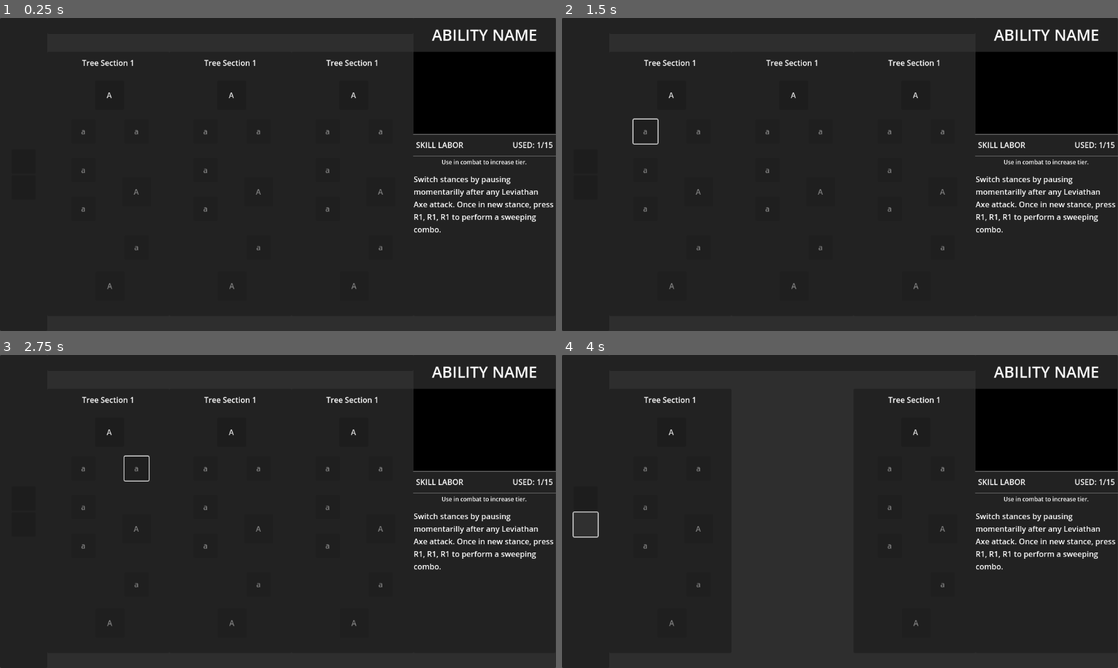
Above: before the commit, frames 1-4 (two rows, left to right).
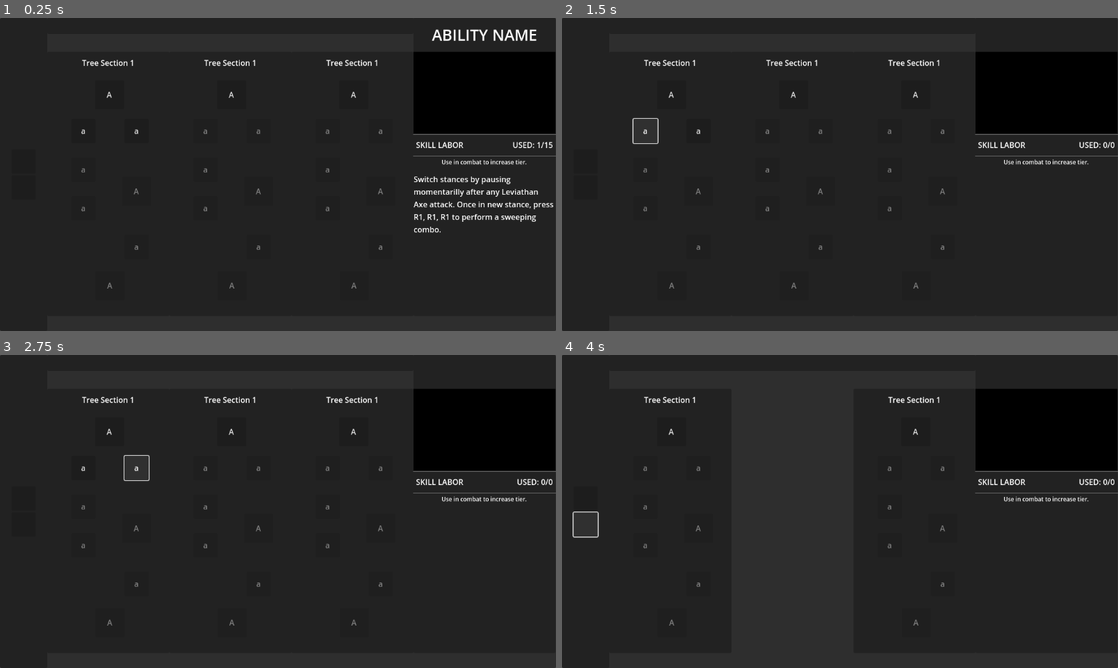
Above: after the commit, the same moments.

Repository: Tonsak09/Skilltree
Game: Godot game, scene res://Scenes/Main.tscn
The game is run twice, just before and just after one commit, with the same random seed, the same clock (stepped at 60 frames per second) and the same inputs. Video files are missing from this copy of the repository; at most half a second of black plays in their place.
Inputs (mouse positions are in pixels of both pictures, inside the frame that each line leads up to):
- Up to frame 1 (0.25 s): no input
- Up to frame 2 (1.5 s): click "A" at 0.5 s; click (645, 130) at 1.25 s, where only the run after the commit has a clickable "a"
- Up to frame 3 (2.75 s): click (139, 467) at 2 s, where only the run after the commit has a clickable "a"
- Up to frame 4 (4 s): click (584, 498) at 2.75 s; click (584, 524) at 3.5 s

The runs differ from the first frame. In frame 1, 0.1% of the frame differs, in the area x 14-69%, y 23-87%; in frame 2, 1.5%, in the area x 12-100%, y 3-87%; in frame 3, 1.5%; in frame 4, 1.4%.

Commit message:
Buttons unlock children

Diff:
--- a/skilltreegodot/Prefabs/ButtonMajor.tscn
+++ b/skilltreegodot/Prefabs/ButtonMajor.tscn
@@ -1,16 +1,25 @@
-[gd_scene format=3 uid="uid://r0eqfs7o2ulq"]
+[gd_scene load_steps=2 format=3 uid="uid://r0eqfs7o2ulq"]
+
+[ext_resource type="Script" path="res://Scripts/UpgradeNode.gd" id="1_vu6k8"]
 
 [node name="ButtonMajor" type="Button"]
 anchors_preset = 5
 anchor_left = 0.5
 anchor_right = 0.5
 offset_left = -30.0
-offset_top = 60.0
+offset_top = 59.0
 offset_right = 30.0
-offset_bottom = 120.0
+offset_bottom = 119.0
 grow_horizontal = 2
 text = "A"
+script = ExtResource("1_vu6k8")
+timeToUnlock = 1.0
 metadata/Unlocked = false
 metadata/AbilityName = ""
 metadata/LaborCount = 0
 metadata/Description = ""
+metadata/LaborMax = 0
+
+[connection signal="button_down" from="." to="." method="UpgradeHold"]
+[connection signal="button_up" from="." to="." method="UpgradeUp"]
+[connection signal="pressed" from="." to="." method="UpgradeClick"]
--- a/skilltreegodot/Prefabs/ButtonMinor.tscn
+++ b/skilltreegodot/Prefabs/ButtonMinor.tscn
@@ -1,4 +1,6 @@
-[gd_scene format=3 uid="uid://d14oc4jx7tdet"]
+[gd_scene load_steps=2 format=3 uid="uid://d14oc4jx7tdet"]
+
+[ext_resource type="Script" path="res://Scripts/UpgradeNode.gd" id="1_ygyxb"]
 
 [node name="ButtonMinor" type="Button"]
 anchors_preset = 5
@@ -10,7 +12,14 @@
 offset_bottom = 115.0
 grow_horizontal = 2
 text = "a"
+script = ExtResource("1_ygyxb")
+timeToUnlock = 1.0
 metadata/Unlocked = false
 metadata/AbilityName = ""
 metadata/LaborCount = 0
 metadata/Description = ""
+metadata/LaborMax = 0
+
+[connection signal="button_down" from="." to="." method="UpgradeHold"]
+[connection signal="button_up" from="." to="." method="UpgradeUp"]
+[connection signal="pressed" from="." to="." method="UpgradeClick"]
--- a/skilltreegodot/Scenes/Main.tscn
+++ b/skilltreegodot/Scenes/Main.tscn
@@ -91,6 +91,9 @@
 layout_mode = 1
 offset_left = -27.5
 offset_right = 32.5
+metadata/Unlocked = true
+metadata/AbilityName = "NAME"
+metadata/Description = "This is a sample"
 
 [node name="ButtonMinor" parent="SkilltreeTool/TreeSet/Tree/ButtonMajor2" instance=ExtResource("4_5uqit")]
 layout_mode = 1
@@ -282,7 +285,7 @@
 offset_right = 1004.0
 offset_bottom = 625.0
 script = ExtResource("2_eyfyb")
-trees = [NodePath("Tree"), NodePath(""), NodePath("Tree3")]
+trees = [NodePath("Tree"), null, NodePath("Tree3")]
 
 [node name="Tree" type="Panel" parent="SkilltreeTool/TreeSet2" node_paths=PackedStringArray("abilityNameLabel", "laborCountLabel", "descriptionLabel")]
 layout_mode = 1
--- a/skilltreegodot/Scripts/SectionSelection.gd
+++ b/skilltreegodot/Scripts/SectionSelection.gd
@@ -9,7 +9,7 @@
 func _ready() -> void:
 	InitializeTrees()
 
-
+# Initialize tree sets with their respective button
 func InitializeTrees():
 
 	# Connect btn with treeSet
@@ -34,7 +34,7 @@
 	treeSets[0].visible = true
 	currSetID = 0
 
-
+# Turns on a tree set and turns off current treeset
 func ActivateTreeSet(index : int):
 	# Check if btn is on list
 	if index < 0:
--- a/skilltreegodot/Scripts/Tree.gd
+++ b/skilltreegodot/Scripts/Tree.gd
@@ -10,6 +10,7 @@
 	pass # Replace with function body.
 
 
+# Set buttons active based on parent unlocked
 func BuildTree(curr, depth):
 
 	# Iterate through each child that is
@@ -33,15 +34,19 @@
 			else:
 				child.disabled  = true;
 
-
+			child.Init(self)
 			var tabs = "";
 			for t in depth:
 				tabs += "   "
 
-			print_debug(tabs + curr.name)
 			BuildTree(child, depth + 1)
 
+# Updates upgrade info based on metadata
+func DisplayDesc(upgradeBtn : Button):
+	abilityNameLabel.text = upgradeBtn.get_meta("AbilityName")
+	laborCountLabel.text = "USED: " + str(upgradeBtn.get_meta("LaborCount")) + "/" + str(upgradeBtn.get_meta("LaborMax"))
+	descriptionLabel.text = upgradeBtn.get_meta("Description")
 
-# Called by buttons when held down
-func UpdateChildrenEvent():
+# Updates unlock metadata
+func UnlockUpgrade(upgradeBtn : Button):
 	pass
--- /dev/null
+++ b/skilltreegodot/Scripts/UpgradeNode.gd
@@ -0,0 +1,52 @@
+extends Button
+
+@export var timeToUnlock : float
+
+# Used to update information facing user
+var treeManager : Control
+
+var held : bool
+var heldTime : float
+
+func _init() -> void:
+	held = false
+
+func _process(delta: float) -> void:
+
+	if get_meta("Unlocked") == false && held == true:
+		heldTime = clampf((heldTime + delta if held else -delta), 0.0, timeToUnlock)
+
+		print_debug(heldTime)
+
+		# Able to unlock yet?
+		if(heldTime >= timeToUnlock):
+
+			# Update metadata
+			set_meta("Unlocked", true)
+
+			# Turn children clickable
+			for child in get_children():
+				if child is Button:
+					child.disabled = false
+
+	else:
+		pass
+
+# Called to initilize by tree
+func Init(tm : Control):
+	treeManager = tm
+
+# Single click on node to view information
+func UpgradeClick():
+	treeManager.DisplayDesc(self)
+
+# Holds to begin unlocking node
+func UpgradeHold():
+	# TODO: Unlock over delta time
+	treeManager.UnlockUpgrade(self)
+
+	held = true
+
+# No longer holding upgrade down
+func UpgradeUp():
+	held = false
